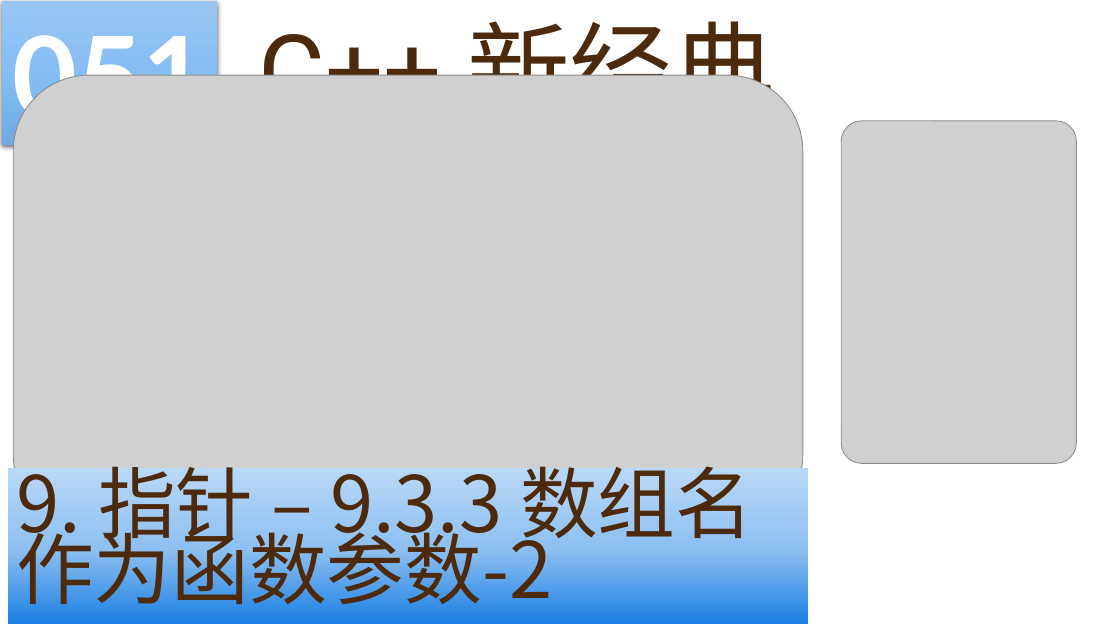
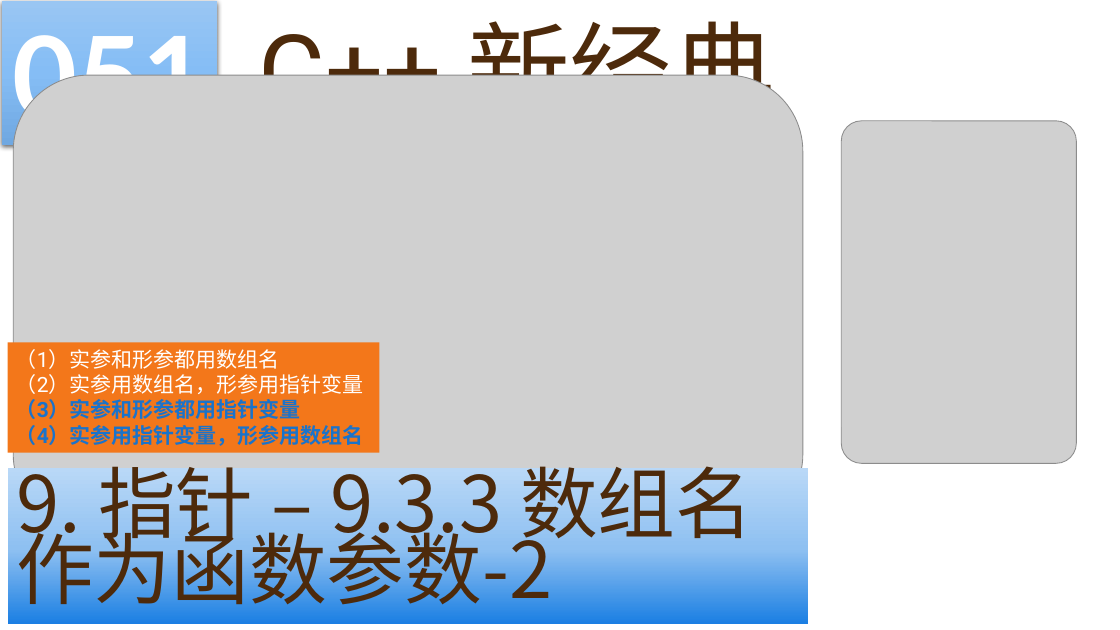
Before and after one commit to yasenstar/learn_cpp, a slide deck: slide 51 of cpp_new/C++ 新经典.pptx. Drawn at 1120x630 pixels with LibreOffice and Linux fonts; fonts in the diff are those of the drawing; grey boxes stand for pictures; background and template pictures are left out. Boxes give left, top, right and bottom in pixels: in the first picture for what was removed or moved away, otherwise in the second. Text is boxed around its words. In the diff, an @@ line names an element or a change of style, - is before the commit and + after.

```diff
--- a/cpp_new/C++ 新经典.pptx
+++ b/cpp_new/C++ 新经典.pptx
@@ rectangle added at [8,343,380,453], fill #F3771A, 18 pt, text #1A72CB, bold @@
+（1）实参和形参都用数组名
+（2）实参用数组名，形参用指针变量
+（3）实参和形参都用指针变量
+（4）实参用指针变量，形参用数组名
```
Also in this commit, not shown: 17 other slides changed, 1 slide removed, 41 other files.
